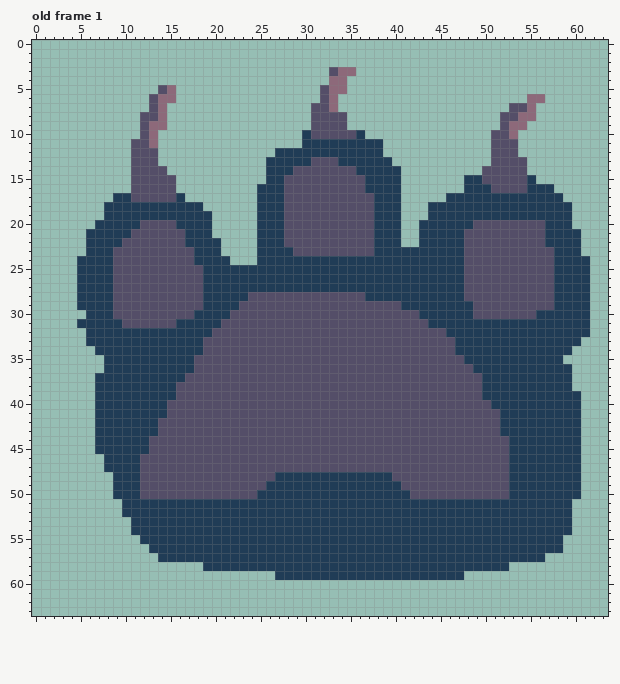
A pixel-art file gets an edit: src/Art/bear-paw.aseprite. The first picture shows the starting point.
64x64 pixels, 1 frame. Shown: old frame 1. The commit also changed other frames, which this record leaves out.
Once edited:
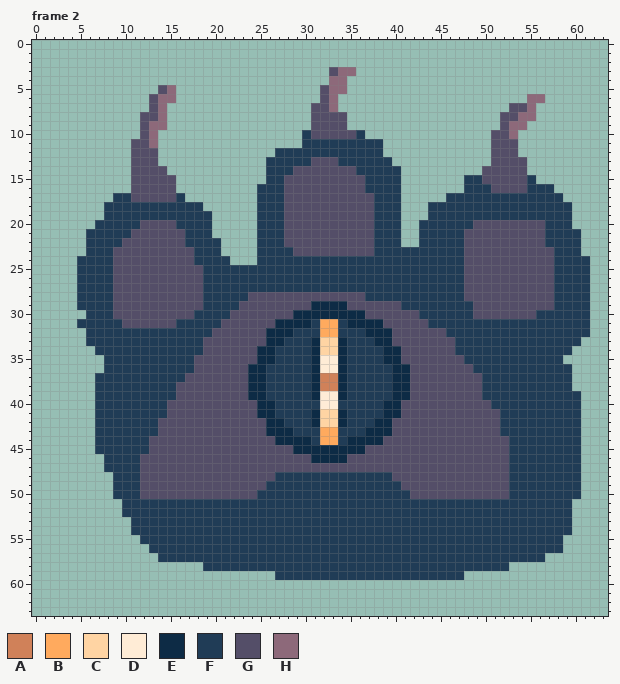
Palette (. is transparent): A #d08159  B #ffaa5e  C #ffd4a3  D #ffecd6  E #0d2b45  F #203c56  G #544e68  H #8d697a
A new or re-ordered frame is compared with the old frame closest to it.
Message: Bear paw missile silo
Change:
{"change": "frames 1 -> 18"}
{"change": "layer \"Layer 4\" now shown"}
{"change": "layer \"doors\" added"}
{"change": "layer \"hatch\" added"}
{"where": "frame 2 is new; against old frame 1, layers \"hatch\", \"doors\", \"Layer 4\""}
{"frame":2,"y":29,"x":31,"old":"GGGG","new":"EEEE"}
{"frame":2,"y":30,"x":29,"old":"GGGGGGGG","new":"EEEEEEEE"}
{"frame":2,"y":31,"x":27,"old":"GGGGGGGGGGGG","new":"EEEEFBBFEEEE"}
{"frame":2,"y":32,"x":26,"old":"GGGGGGGGGGGGGG","new":"EEEFFFBBFFFEEE"}
{"frame":2,"y":33,"x":26,"old":"GGGGGGGGGGGGGG","new":"EEFFFECCEFFFEE"}
{"frame":2,"y":34,"x":25,"old":"GGGGGGGGGGGGGGGG","new":"EEFFFFECCEFFFFEE"}
{"frame":2,"y":35,"x":25,"old":"GGGGGGGGGGGGGGGG","new":"EEFFFFEDDEFFFFEE"}
{"frame":2,"y":36,"x":24,"old":"GGGGGGGGGGGGGGGGGG","new":"EEFFFFFEDDEFFFFFEE"}
{"frame":2,"y":37,"x":24,"old":"GGGGGGGGGGGGGGGGGG","new":"EEFFFFFEAAEFFFFFEE"}
{"frame":2,"y":38,"x":24,"old":"GGGGGGGGGGGGGGGGGG","new":"EEFFFFFEAAEFFFFFEE"}
{"frame":2,"y":39,"x":24,"old":"GGGGGGGGGGGGGGGGGG","new":"EEFFFFFEDDEFFFFFEE"}
{"frame":2,"y":40,"x":25,"old":"GGGGGGGGGGGGGGGG","new":"EEFFFFFDDFFFFFEE"}
{"frame":2,"y":41,"x":25,"old":"GGGGGGGGGGGGGGGG","new":"EEFFFFECCEFFFFEE"}
{"frame":2,"y":42,"x":26,"old":"GGGGGGGGGGGGGG","new":"EEFFFECCEFFFEE"}
{"frame":2,"y":43,"x":26,"old":"GGGGGGGGGGGGGG","new":"EEEFFFBBFFFEEE"}
{"frame":2,"y":44,"x":27,"old":"GGGGGGGGGGGG","new":"EEEEFBBFEEEE"}
{"frame":2,"y":45,"x":29,"old":"GGGGGGGG","new":"EEEEEEEE"}
{"frame":2,"y":46,"x":31,"old":"GGGG","new":"EEEE"}
{"label":"changed","picture_box":[248,301,410,463]}
